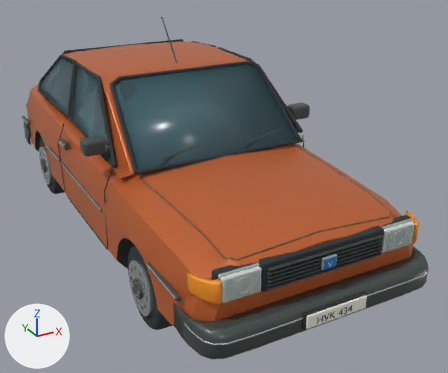
The glTF model vehicles/vovlo_434.glb: old version first, new version second.
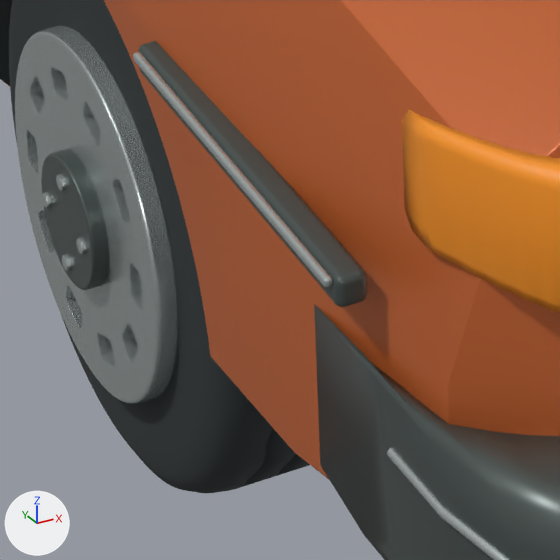
The first picture shows the older version from a camera (50 mm lens) standing at (-1.97, -4.46, 2.49) and looking at (0.28, -0.37, 0.45). The close-ups show the older and then the newer version on the part from 28% to 47% of the width and 69% to 91% of the height of that picture. Only the edits that show in the close-ups are written down. The axes (+X, +Y, +Z) are drawn at lower left. The lights are the same throughout. Where no turn or scale is listed for an object, it has been applied to the vertices. Vertices at exactly the same position are counted once.

Objects in the first close-up: 'Bright side molding', 'Bumper bright line', 'Door rubbing strip', 'Däck med slitbanespår.001', 'Front amber indicator', 'Pressed steel body', 'Pressed steel wheel rim', 'Wheel hub cap', 'Wraparound bumper' and 4 more.
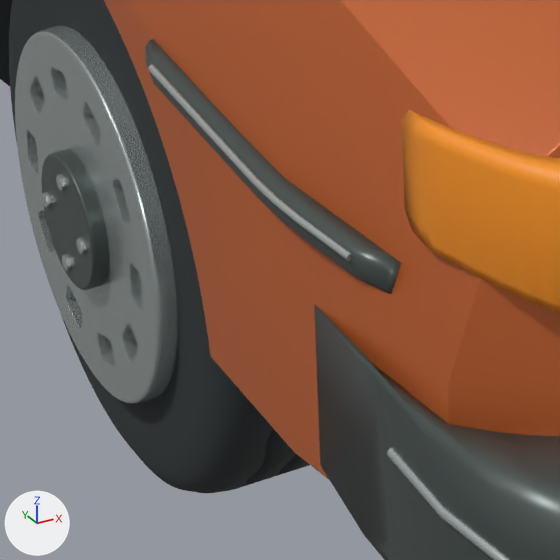
Patch to the scene script:
```diff
--- a/vehicles/vovlo_434.glb.py
+++ b/vehicles/vovlo_434.glb.py
@@ me_cube_002 @@
 # used by ob_bright_side_molding; location = (-0.842, -1.67, 0.608)
-me_cube_002.from_pydata(...)  # 96 vertices, 188 faces; spans x -0.004..0.004, y -0.201..0.201, z -0.004..0.004
+me_cube_002.from_pydata(...)  # 110 vertices, 216 faces; spans x -0.842..-0.808, y -1.846..-1.495, z 0.605..0.611
+# me_cube_002 part 1: 110 vertices added at x -0.842..-0.808, y -1.846..-1.495, z 0.605..0.611
+# me_cube_002 part 2: 96 vertices removed from x -0.004..0.004, y -0.201..0.201, z -0.004..0.004
 me_cube_002.materials.append(mat_brushed_equipment_metal)
@@ me_side_rubbing_strip @@
+me_side_rubbing_strip.from_pydata(...)  # 78 vertices, 152 faces; spans x -0.837..-0.776, y -1.88..-1.46, z 0.586..0.614
+me_side_rubbing_strip.materials.append(mat_graphite_trim)  # dark grey #4d5755
@@ ob_bright_side_molding @@
 ob_bright_side_molding = bpy.data.objects.new('Bright side molding', me_cube_002)
-ob_bright_side_molding.location = (-0.842, -1.67, 0.608)
+ob_bright_side_molding.location = (0.0, 0.0, 0.0)
@@ ob_door_rubbing_strip @@
-ob_door_rubbing_strip = bpy.data.objects.new('Door rubbing strip', me_cube_001)
-ob_door_rubbing_strip.location = (-0.825, -1.67, 0.6)
@@ ob_side_rubbing_strip @@
+ob_side_rubbing_strip = bpy.data.objects.new('Side rubbing strip', me_side_rubbing_strip)
+ob_side_rubbing_strip.location = (0.0, 0.0, 0.0)
```

Boxes (x1, y1, x2, y2) around the edits, measured in the close-ups (560 x 560 px):
'Door rubbing strip', deleted
    before: (138, 41, 367, 307)
'Side rubbing strip', added
    after: (145, 39, 401, 294)
'Bright side molding', reshaped, moved (16% shorter)
    before: (133, 52, 332, 287)
    after: (148, 64, 352, 261)
part 1 of me_cube_002, added
    after: (148, 64, 352, 261)
part 2 of me_cube_002, deleted
    before: (133, 52, 332, 287)
